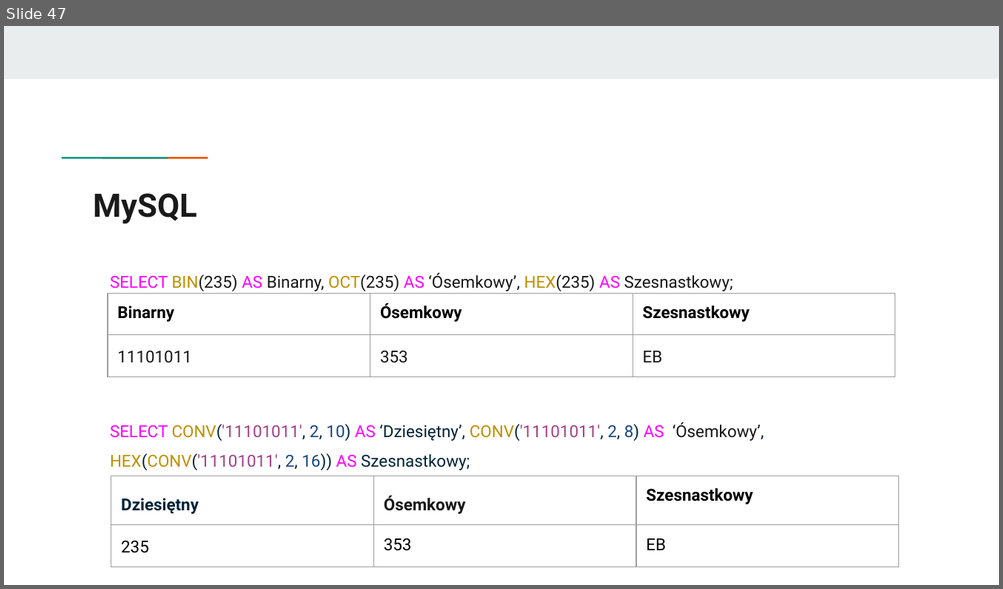
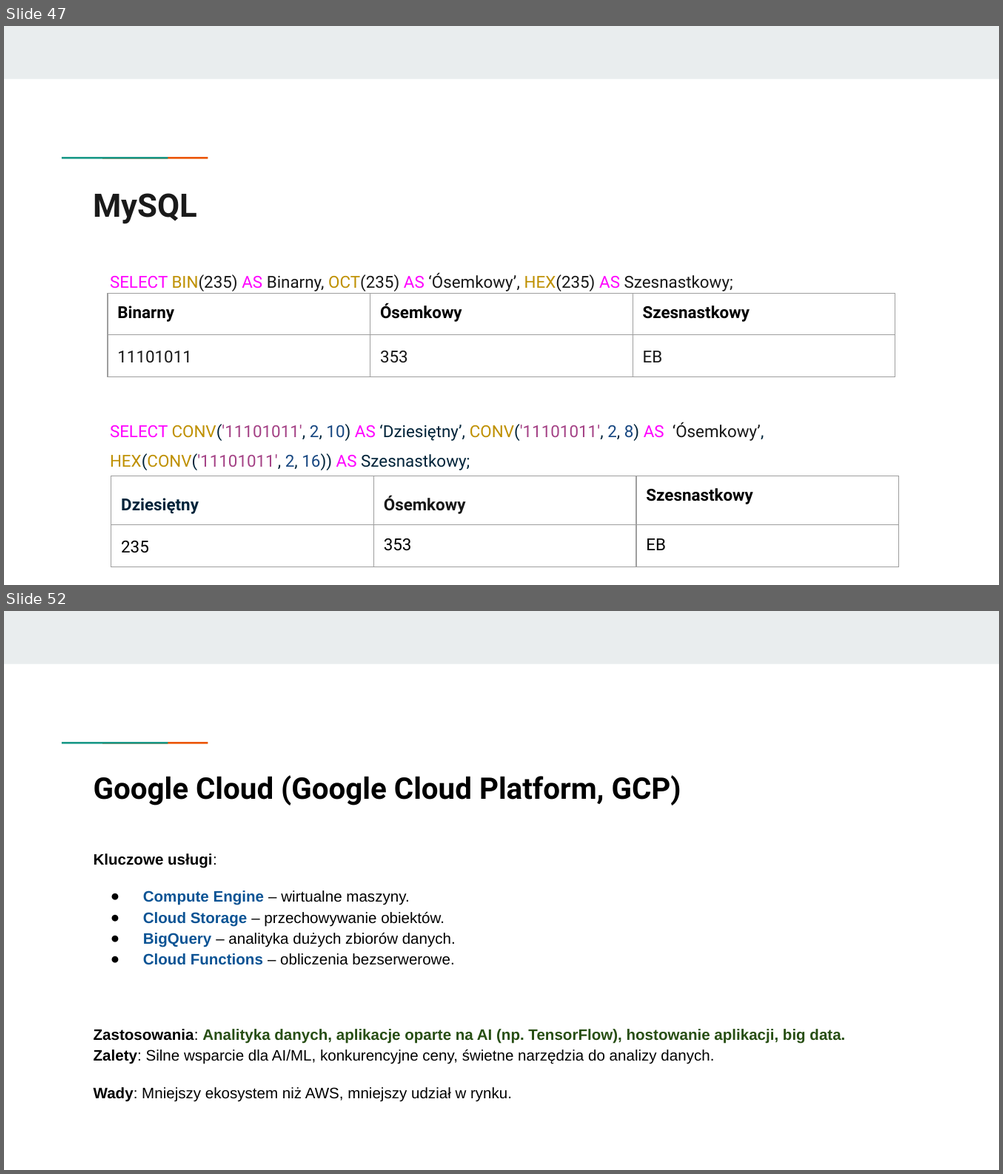
Before and after one commit to KasiaKasia/PRZEDMIOTY, a slide deck: ZASTOSOWANIE_INFORMATYKI/1A-gr_2/Zastosowanie informatyki - 1A gr. 2.pptx. Shown one above the other, each under a label of ours: slide 47 before the commit, slides 47 and 52 after it; the slides between them are not shown. The pictures are 1003x589 and 1003x1174 pixels, drawn with LibreOffice and Linux fonts; fonts in the diff are those of the drawing. Boxes give left, top, right and bottom in pixels: in the first picture for what was removed or moved away, otherwise in the second. Text is boxed around its words. In the diff, an @@ line names an element or a change of style, - is before the commit and + after.

```diff
--- a/ZASTOSOWANIE_INFORMATYKI/1A-gr_2/Zastosowanie informatyki - 1A gr. 2.pptx
+++ b/ZASTOSOWANIE_INFORMATYKI/1A-gr_2/Zastosowanie informatyki - 1A gr. 2.pptx
@@ slide 52 added at (4,611,999,1170), background #FFFFFF; not listed: 3 template elements that a slide beside it also shows @@
@@ title added at (94,775,681,806), 21.6 pt, text #000000, bold @@
+Google Cloud (Google Cloud Platform, GCP)
@@ text added at (94,854,845,1102), 11 pt, text #000000 @@
+Kluczowe usługi:
+● Compute Engine – wirtualne maszyny.
+● Cloud Storage – przechowywanie obiektów.
+● BigQuery – analityka dużych zbiorów danych.
+● Cloud Functions – obliczenia bezserwerowe.
+Zastosowania: Analityka danych, aplikacje oparte na AI (np. TensorFlow), hostowanie aplikacji, big data.
+Zalety: Silne wsparcie dla AI/ML, konkurencyjne ceny, świetne narzędzia do analizy danych.
+Wady: Mniejszy ekosystem niż AWS, mniejszy udział w rynku.
```
Also in this commit, not shown: 6 other slides added, 1 other file.
